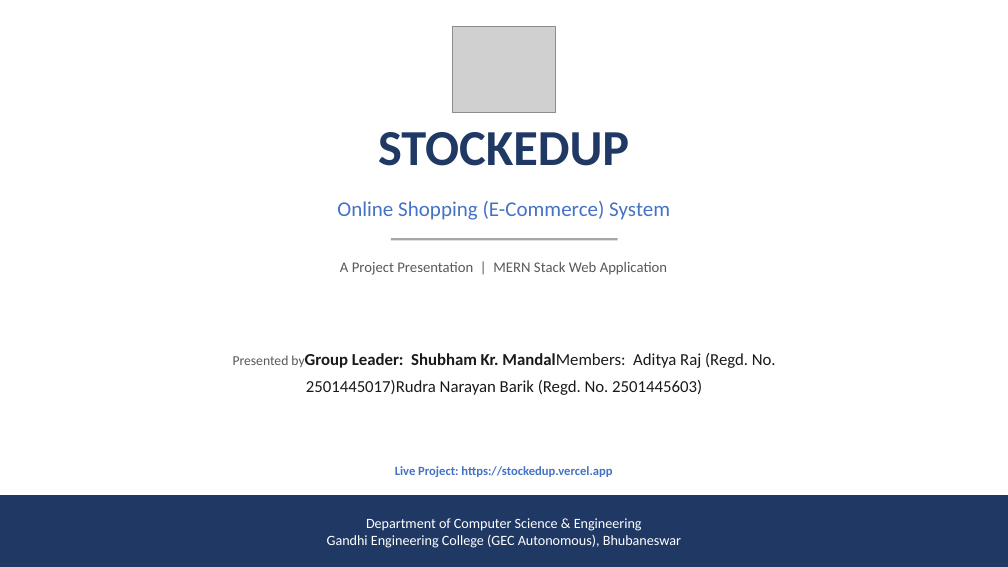
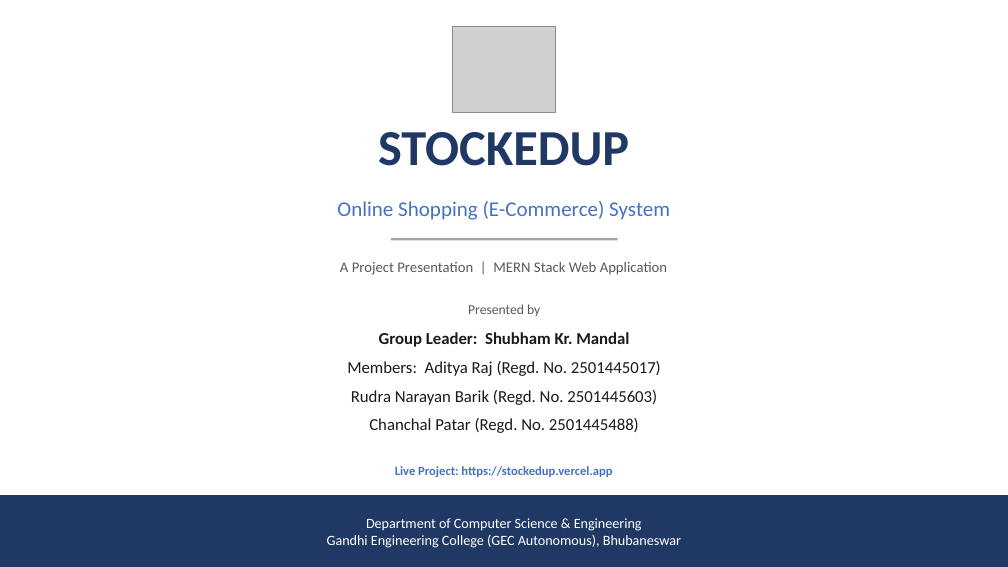
Before and after one commit to adittsingh/Online-Shopping-E-Commerce-System, a slide deck: slide 1 of Stockedup_Project_Presentation.pptx. Drawn at 1008x567 pixels with LibreOffice and Linux fonts; fonts in the diff are those of the drawing; grey boxes stand for pictures. Boxes give left, top, right and bottom in pixels: in the first picture for what was removed or moved away, otherwise in the second. Text is boxed around its words. In the diff, an @@ line names an element or a change of style, - is before the commit and + after.

Commit message:
Add Chanchal Patar (Regd. No. 2501445488) to presentation team slides

```diff
--- a/Stockedup_Project_Presentation.pptx
+++ b/Stockedup_Project_Presentation.pptx
@@ text added at box(468, 304, 540, 316), 13 pt, text #595959 @@
+Presented by
@@ text added at box(379, 332, 629, 347), 16 pt, text #1A1A1A, bold @@
+Group Leader: Shubham Kr. Mandal
@@ text at box(347, 361, 661, 376): text changed @@
-Presented byGroup Leader: Shubham Kr. MandalMembers: Aditya Raj (Regd. No. 2501445017)Rudra Narayan Barik (Regd. No. 2501445603)
+Members: Aditya Raj (Regd. No. 2501445017)
@@ text added at box(351, 390, 657, 405), 16 pt, text #1A1A1A @@
+Rudra Narayan Barik (Regd. No. 2501445603)
@@ text added at box(369, 418, 639, 433), 16 pt, text #1A1A1A @@
+Chanchal Patar (Regd. No. 2501445488)
```
Also in this commit, not shown: 1 other slide changed, 1 other file.
